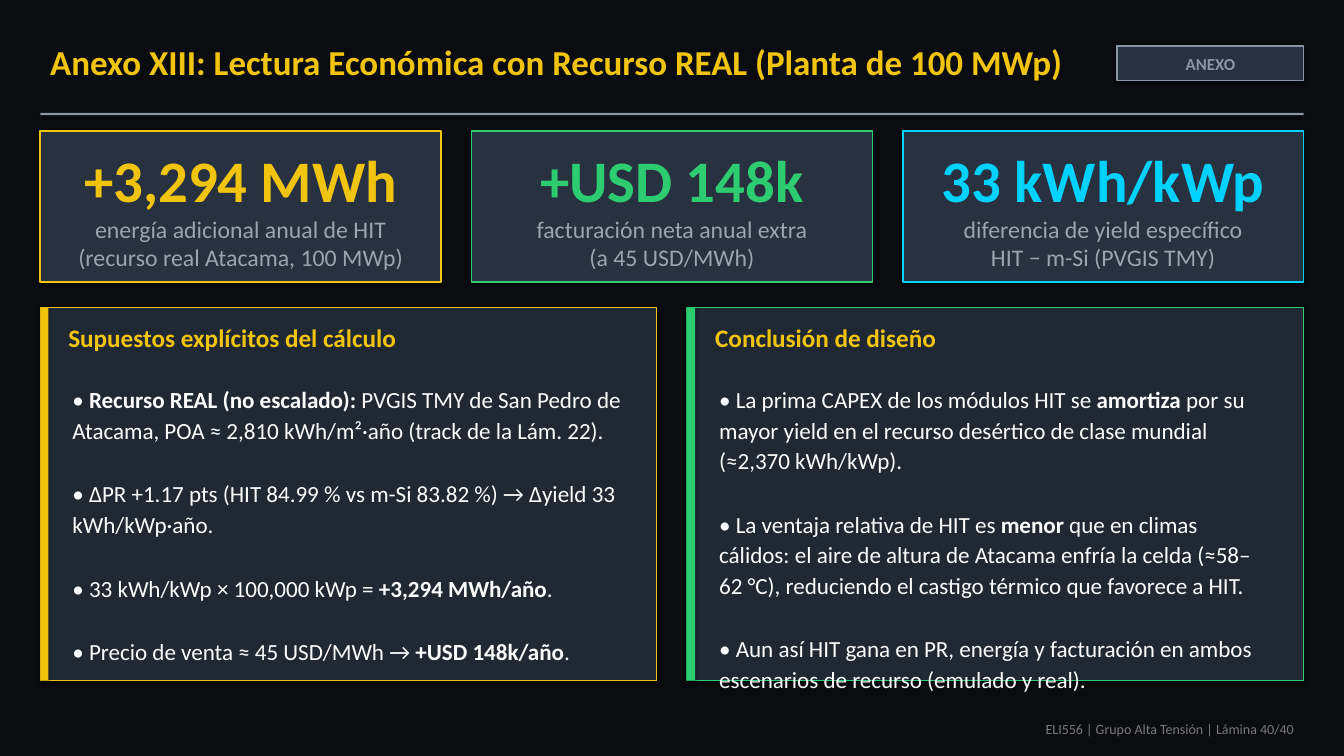
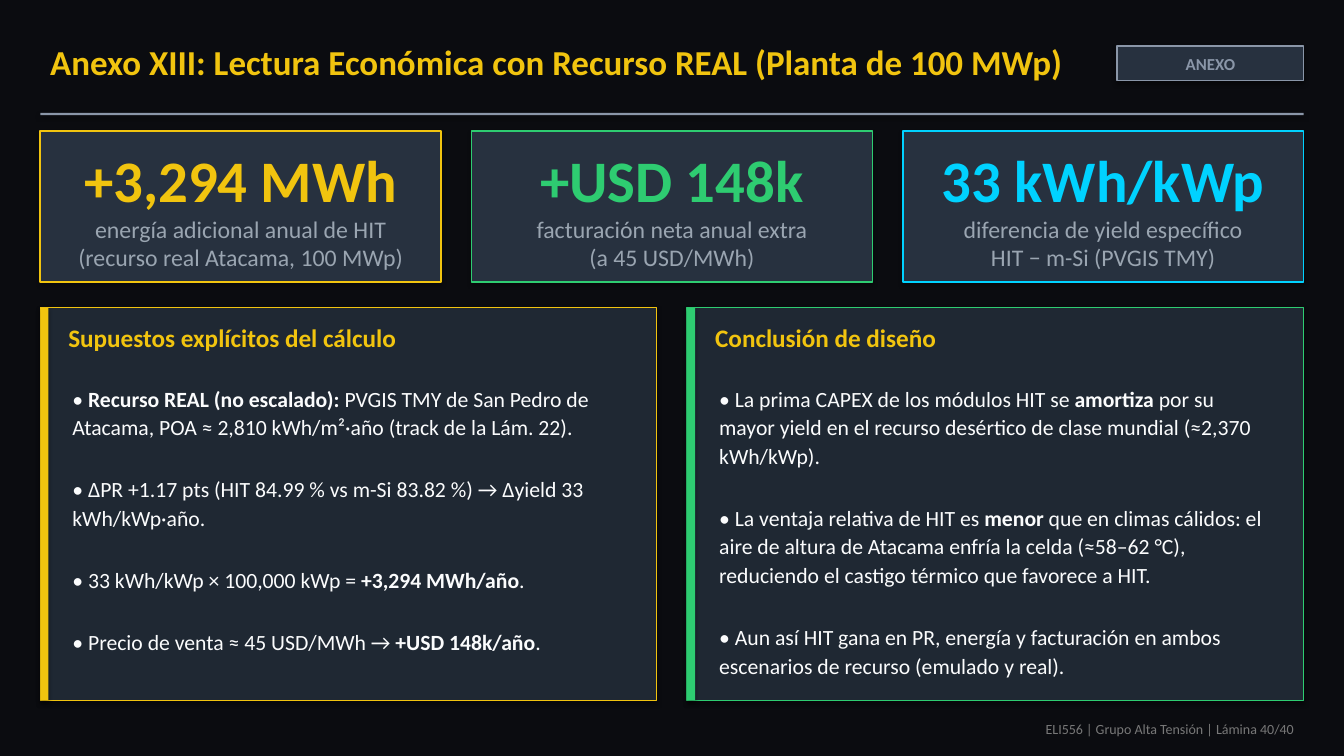
Before and after one commit to theChosen16/t2-paneles, a slide deck: slide 40 of output/Presentacion_Final_ELI556_Atacama_POA_Tarea2_revisado.pptx. Drawn at 1344x756 pixels with LibreOffice and Linux fonts; fonts in the diff are those of the drawing. Boxes give left, top, right and bottom in pixels: in the first picture for what was removed or moved away, otherwise in the second. Text is boxed around its words. In the diff, an @@ line names an element or a change of style, - is before the commit and + after.

```diff
--- a/output/Presentacion_Final_ELI556_Atacama_POA_Tarea2_revisado.pptx
+++ b/output/Presentacion_Final_ELI556_Atacama_POA_Tarea2_revisado.pptx
@@ rectangle: place and size @@
-rectangle at [40,308,657,681]
+rectangle at [40,308,657,701]
@@ rectangle: place and size @@
-rectangle at [40,308,48,681]
+rectangle at [40,308,48,701]
@@ rectangle: place and size @@
-rectangle at [688,308,1305,681]
+rectangle at [688,308,1305,701]
@@ rectangle: place and size @@
-rectangle at [688,308,696,681]
+rectangle at [688,308,696,701]
@@ text "• Recurso REAL (no escalado): ..." at [72,391,588,651]: size 16.5 to 15.5 pt @@
@@ text "• La prima CAPEX de ..." at [719,392,1262,678]: size 16.5 to 15.5 pt @@
```
Also in this commit, not shown: 5 other slides changed, 1 other file.
